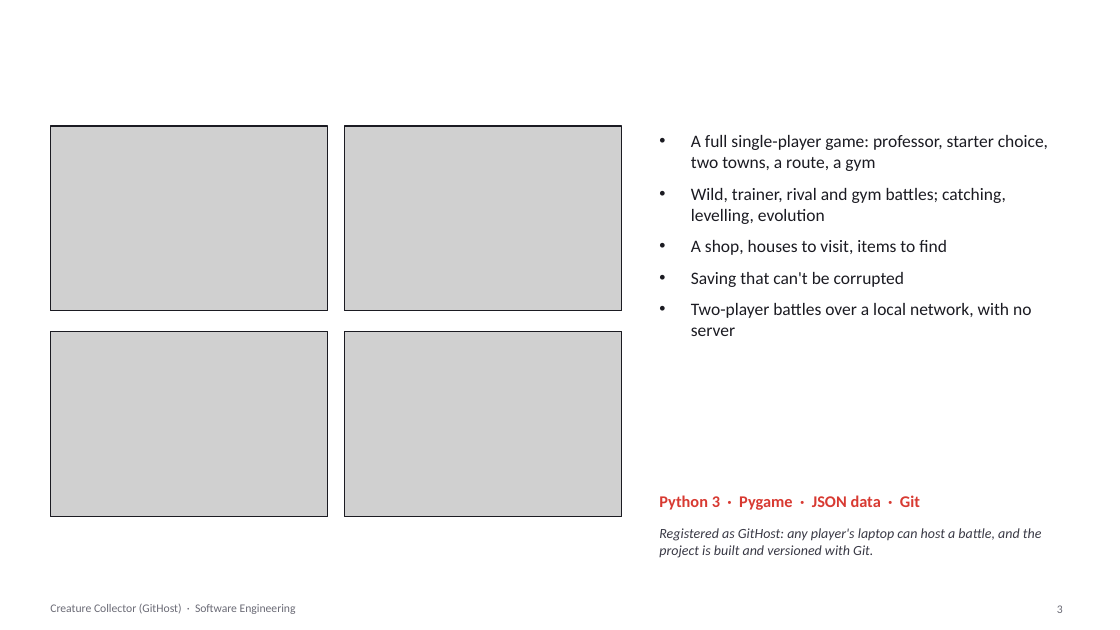
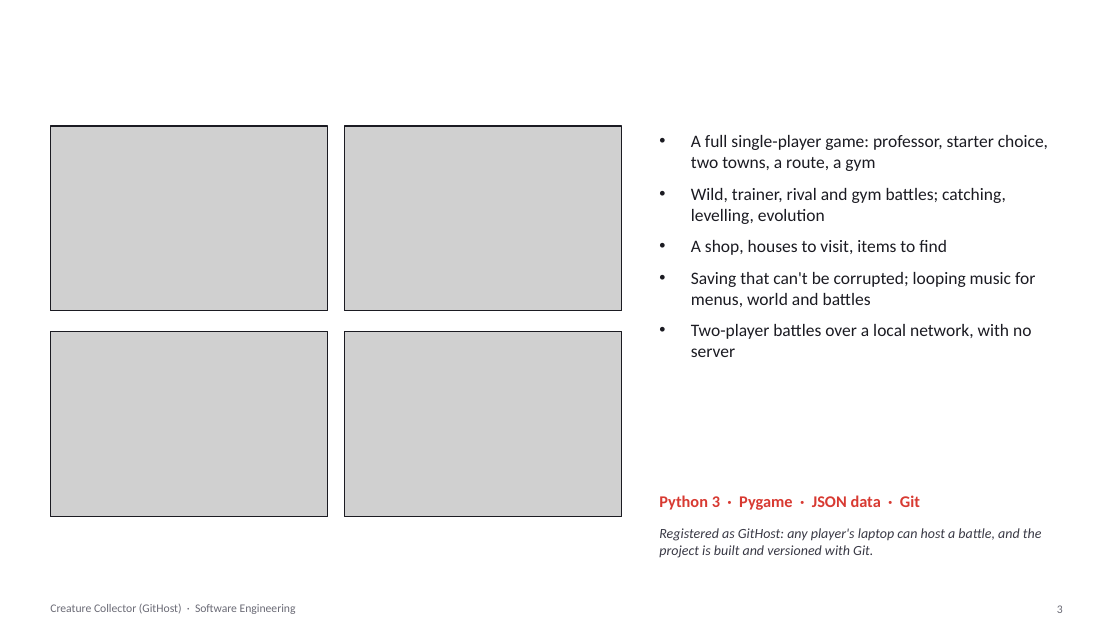
Before and after one commit to psdoom14/creature-collector, a slide deck: slide 3 of docs/se/CreatureCollector-SE.pptx. Drawn at 1120x630 pixels with LibreOffice and Linux fonts; fonts in the diff are those of the drawing; grey boxes stand for pictures; background and template pictures are left out. Boxes give left, top, right and bottom in pixels: in the first picture for what was removed or moved away, otherwise in the second. Text is boxed around its words. In the diff, an @@ line names an element or a change of style, - is before the commit and + after.

```diff
--- a/docs/se/CreatureCollector-SE.pptx
+++ b/docs/se/CreatureCollector-SE.pptx
@@ text at (x1=691, y1=272, x2=1035, y2=307): text changed @@
-• Saving that can't be corrupted
+• Saving that can't be corrupted; looping music for menus, world and battles
```
Also in this commit, not shown: 3 other slides changed, 3 other files.
